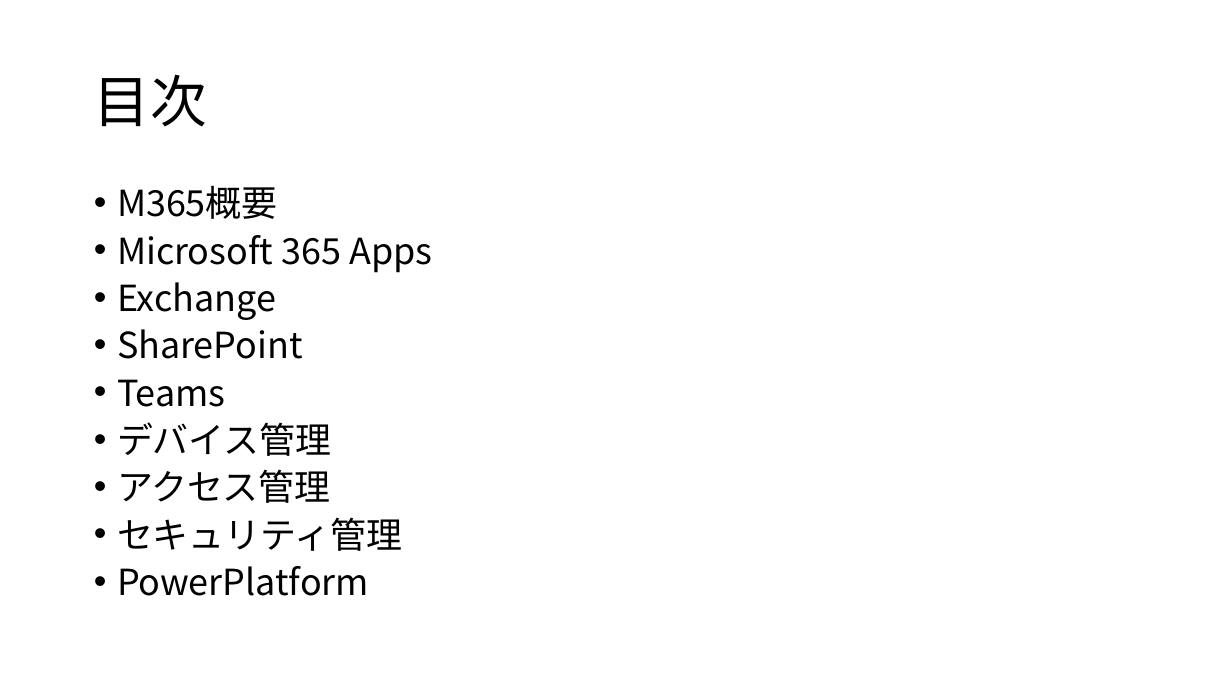
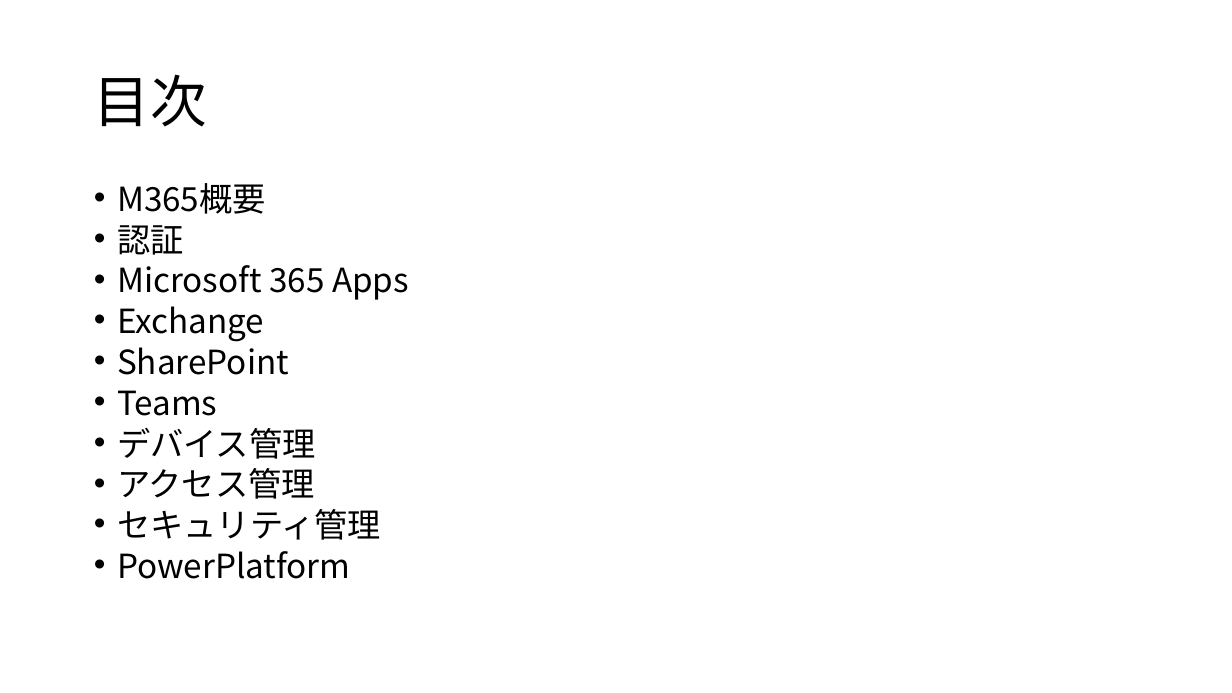
Before and after one commit to satoki-shiro/Sharing, a slide deck: slide 2 of M365アーキテクチャ勉強会.pptx. Drawn at 1232x693 pixels with LibreOffice and Linux fonts; fonts in the diff are those of the drawing. Boxes give left, top, right and bottom in pixels: in the first picture for what was removed or moved away, otherwise in the second. Text is boxed around its words. In the diff, an @@ line names an element or a change of style, - is before the commit and + after.

```diff
--- a/M365アーキテクチャ勉強会.pptx
+++ b/M365アーキテクチャ勉強会.pptx
@@ text at <box>117,183,409,579</box>: size 28 to 25.9 pt; line spacing 0.8 to 0.7 @@
@@ text at <box>117,225,183,255</box>: paragraph added @@
+• 認証
```
Also in this commit, not shown: 2 other slides changed, 6 slides added, 1 other file.
